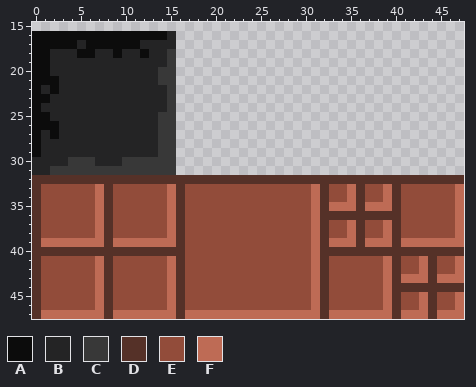
One commit to this pixel-art sprite: res/tile.png. The first picture shows the starting point.
The file is 48x48 pixels. Shown: x 0..47, y 15..47.
Palette (. is transparent): A #0c0c0c  B #242425  C #383838  D #553128  E #924c3a  F #be6b55
Pixels before, first column x 0:
16 AAAAAAAAAAAAAAAB................................
17 AAAAABAAAAAABBBB................................
18 AABBBAABBABBABBC................................
19 AABBBBBBBBBBBBBC................................
20 AABBBBBBBBBBBBCC................................
21 AAABBBBBBBBBBBCC................................
22 ABABBBBBBBBBBBBC................................
23 AABBBBBBBBBBBBBC................................
24 ABBBBBBBBBBBBBBC................................
25 AABBBBBBBBBBBBCC................................
26 AAABBBBBBBBBBBCC................................
27 ABABBBBBBBBBBBCC................................
28 ABBBBBBBBBBBBBCC................................
29 ABBBBBBBBBBBBBCC................................
30 BBBBCCCBBBCCCCCC................................
31 BBCCCCCCCCCCCCCC................................
32 DDDDDDDDDDDDDDDDDDDDDDDDDDDDDDDDDDDDDDDDDDDDDDDD
33 DEEEEEEFDEEEEEEFDEEEEEEEEEEEEEEFDEEFDEEFDEEEEEEF
34 DEEEEEEFDEEEEEEFDEEEEEEEEEEEEEEFDEEFDEEFDEEEEEEF
35 DEEEEEEFDEEEEEEFDEEEEEEEEEEEEEEFDFFFDFFFDEEEEEEF
36 DEEEEEEFDEEEEEEFDEEEEEEEEEEEEEEFDDDDDDDDDEEEEEEF
37 DEEEEEEFDEEEEEEFDEEEEEEEEEEEEEEFDEEFDEEFDEEEEEEF
38 DEEEEEEFDEEEEEEFDEEEEEEEEEEEEEEFDEEFDEEFDEEEEEEF
39 DFFFFFFFDFFFFFFFDEEEEEEEEEEEEEEFDFFFDFFFDFFFFFFF
40 DDDDDDDDDDDDDDDDDEEEEEEEEEEEEEEFDDDDDDDDDDDDDDDD
41 DEEEEEEFDEEEEEEFDEEEEEEEEEEEEEEFDEEEEEEFDEEFDEEF
42 DEEEEEEFDEEEEEEFDEEEEEEEEEEEEEEFDEEEEEEFDEEFDEEF
43 DEEEEEEFDEEEEEEFDEEEEEEEEEEEEEEFDEEEEEEFDFFFDFFF
44 DEEEEEEFDEEEEEEFDEEEEEEEEEEEEEEFDEEEEEEFDDDDDDDD
45 DEEEEEEFDEEEEEEFDEEEEEEEEEEEEEEFDEEEEEEFDEEFDEEF
46 DEEEEEEFDEEEEEEFDEEEEEEEEEEEEEEFDEEEEEEFDEEFDEEF
47 DFFFFFFFDFFFFFFFDFFFFFFFFFFFFFFFDFFFFFFFDFFFDFFF
After the commit:
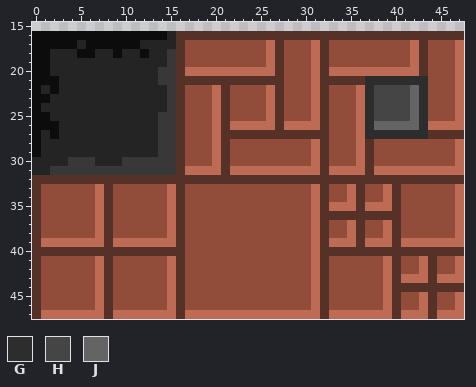
Colours new in this view: G #2e2d2d  H #454545  J #646464
The exact change:
{"y":16,"x":16,"old":"................................","new":"DDDDDDDDDDDDDDDDDDDDDDDDDDDDDDDD"}
{"y":17,"x":16,"old":"................................","new":"DEEEEEEEEEFDEEEFDEEEEEEEEEFDEEEF"}
{"y":18,"x":16,"old":"................................","new":"DEEEEEEEEEFDEEEFDEEEEEEEEEFDEEEF"}
{"y":19,"x":16,"old":"................................","new":"DEEEEEEEEEFDEEEFDEEEEEEEEEFDEEEF"}
{"y":20,"x":16,"old":"................................","new":"DFFFFFFFFFFDEEEFDFFFFFFFFFFDEEEF"}
{"y":21,"x":16,"old":"................................","new":"DDDDDDDDDDDDEEEFDDDDDGGGGGGGEEEF"}
{"y":22,"x":16,"old":"................................","new":"DEEEFDEEEEFDEEEFDEEEFGHHHHJGEEEF"}
{"y":23,"x":16,"old":"................................","new":"DEEEFDEEEEFDEEEFDEEEFGHHHHJGEEEF"}
{"y":24,"x":16,"old":"................................","new":"DEEEFDEEEEFDEEEFDEEEFGHHHHJGEEEF"}
{"y":25,"x":16,"old":"................................","new":"DEEEFDEEEEFDEEEFDEEEFGHHHHJGEEEF"}
{"y":26,"x":16,"old":"................................","new":"DEEEFDFFFFFDFFFFDEEEFGJJJJJGFFFF"}
{"y":27,"x":16,"old":"................................","new":"DEEEFDDDDDDDDDDDDEEEFGGGGGGGDDDD"}
{"y":28,"x":16,"old":"................................","new":"DEEEFDEEEEEEEEEFDEEEFDEEEEEEEEEF"}
{"y":29,"x":16,"old":"................................","new":"DEEEFDEEEEEEEEEFDEEEFDEEEEEEEEEF"}
{"y":30,"x":16,"old":"................................","new":"DEEEFDEEEEEEEEEFDEEEFDEEEEEEEEEF"}
{"y":31,"x":16,"old":"................................","new":"DFFFFDFFFFFFFFFFDFFFFDFFFFFFFFFF"}
{"label":"added","picture_box":[176,31,464,175]}
